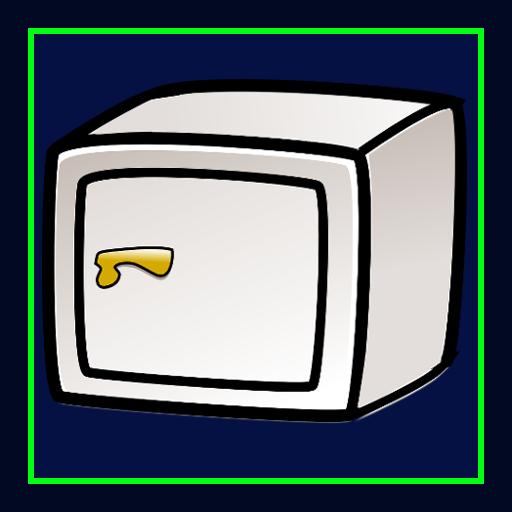
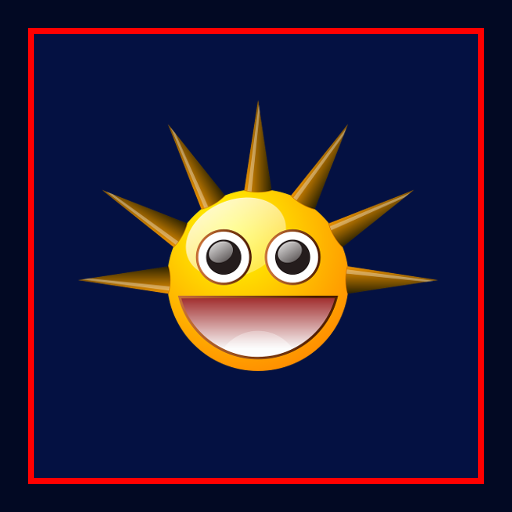
Layers edited between the first and the second w=512, h=512 image:
added layer "Clipboard #5" above "Background copy" over (x1=78, y1=100, x2=438, y2=371)
showed "Background copy #1" over (x1=28, y1=28, x2=484, y2=484)
hid "Clipboard #4" over (x1=42, y1=79, x2=467, y2=424)
